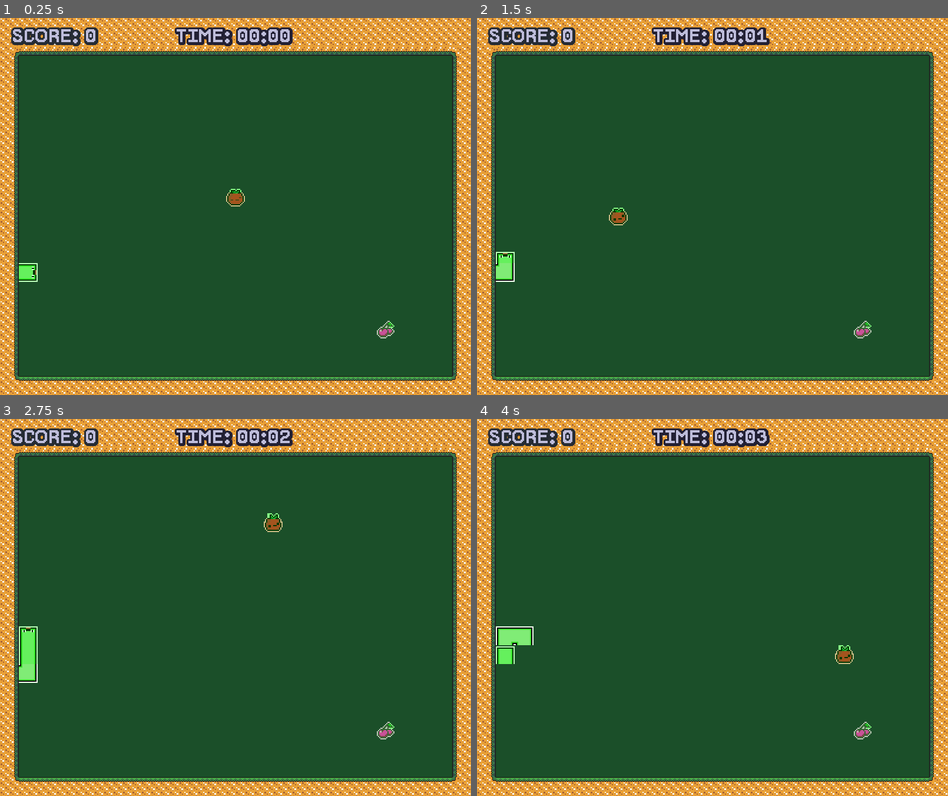
Above: before the commit, frames 1-4 (two rows, left to right).
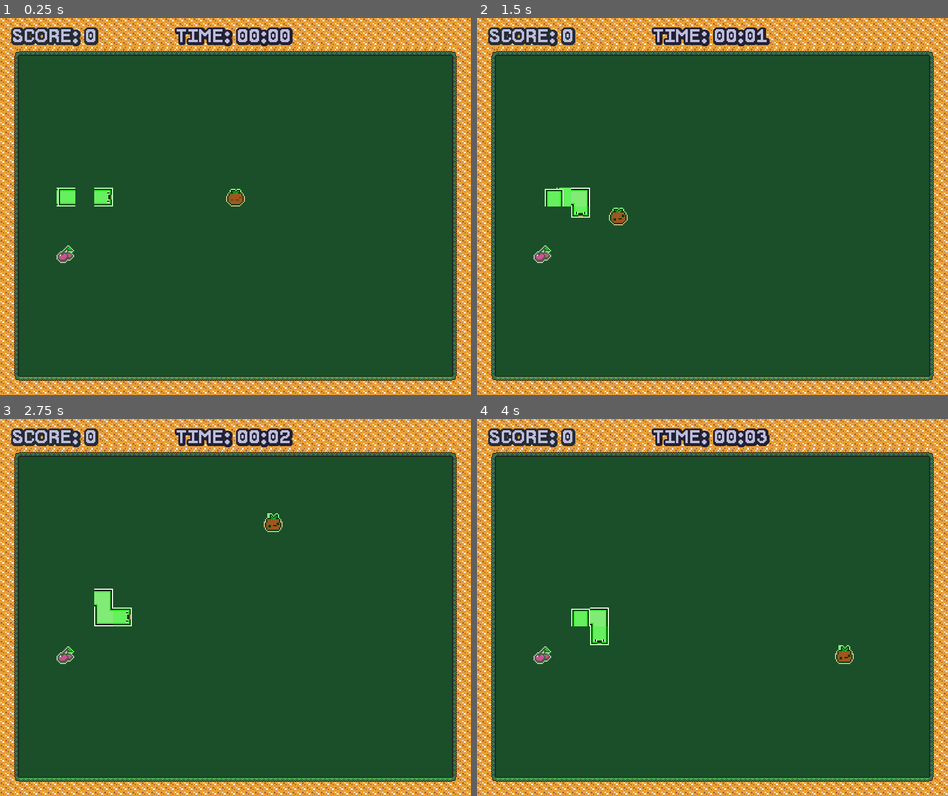
Above: after the commit, the same moments.

Repository: ljzh04/snacke
Game: Godot game, scene res://Main.tscn
Two runs of this game, one before a commit and one after it. Both use one fixed random seed, a clock stepped at 60 frames per second and the inputs below.
Inputs (mouse positions are in pixels of both pictures, inside the frame that each line leads up to):
- Up to frame 1 (0.25 s): no input
- Up to frame 2 (1.5 s): tap Enter at 0.5 s; move the mouse to (816, 187) at 0.52 s; move the mouse to (618, 225) at 1.27 s
- Up to frame 3 (2.75 s): move the mouse to (282, 524) at 2.02 s
- Up to frame 4 (4 s): move the mouse to (688, 682) at 2.77 s; move the mouse to (853, 664) at 3.52 s

The runs differ from the first frame. In frame 1, 0.7% of the frame differs, in the area x 4-84%, y 45-85%; in frame 2, 1.1%; in frame 3, 1.3%; in frame 4, 1.3%.

Commit message:
Add comprehensive move logging to trace diagonal movement
- Log every move attempt in snake_head with full details
- Log validation check with manhattan distance calculation
- This will show exactly where the diagonal moves come from

Co-authored-by: Copilot <223556219+Copilot@users.noreply.github.com>

Diff:
--- a/Main.tscn
+++ b/Main.tscn
@@ -294,7 +294,7 @@
 libraries/ = SubResource("AnimationLibrary_3b0ty")
 
 [node name="Snake" type="Node2D" parent="." unique_id=594769238]
-position = Vector2(32, 432)
+position = Vector2(160, 304)
 
 [node name="SnakeHead" type="Area2D" parent="Snake" unique_id=88832109 node_paths=PackedStringArray("player", "game_manager")]
 position = Vector2(16, 0)
--- a/game_manager.gd
+++ b/game_manager.gd
@@ -227,9 +227,12 @@
 	# DIAGONAL MOVEMENT VALIDATION: ensure destination is only 1 cell away (cardinal direction)
 	var head_cell = grid.world_to_grid(snake_head.global_position)
 	var move_diff = next_head_cell - head_cell
-	if abs(move_diff.x) + abs(move_diff.y) != 1:
+	var manhattan = abs(move_diff.x) + abs(move_diff.y)
+	print("VALIDATE: head_cell=%s, next_cell=%s, diff=%s, manhattan=%d, valid=%s" % [head_cell, next_head_cell, move_diff, manhattan, manhattan == 1])
+
+	if manhattan != 1:
 		# Diagonal or invalid move - reject it silently
-		print("REJECTED: Diagonal/invalid move - head_cell: %s, next_cell: %s, diff: %s (manhattan: %d)" % [head_cell, next_head_cell, move_diff, abs(move_diff.x) + abs(move_diff.y)])
+		print("REJECTED: Diagonal/invalid move - head_cell: %s, next_cell: %s, diff: %s (manhattan: %d)" % [head_cell, next_head_cell, move_diff, manhattan])
 		is_animating = false
 		return
 
--- a/snake_head.gd
+++ b/snake_head.gd
@@ -59,6 +59,9 @@
 
 	var head_cell = game_manager.grid.world_to_grid(global_position)
 	var next_cell = head_cell + Vector2i(int(dir.x), int(dir.y))
+
+	print("MOVE: head_cell=%s, dir=%s, next_cell=%s, is_inside=%s" % [head_cell, dir, next_cell, game_manager.grid.is_cell_inside(next_cell)])
+
 	if not game_manager.grid.is_cell_inside(next_cell):
 		print("DEBUG: Next cell out of bounds - head_cell: %s, dir: %s, next_cell: %s" % [head_cell, dir, next_cell])
 		return
